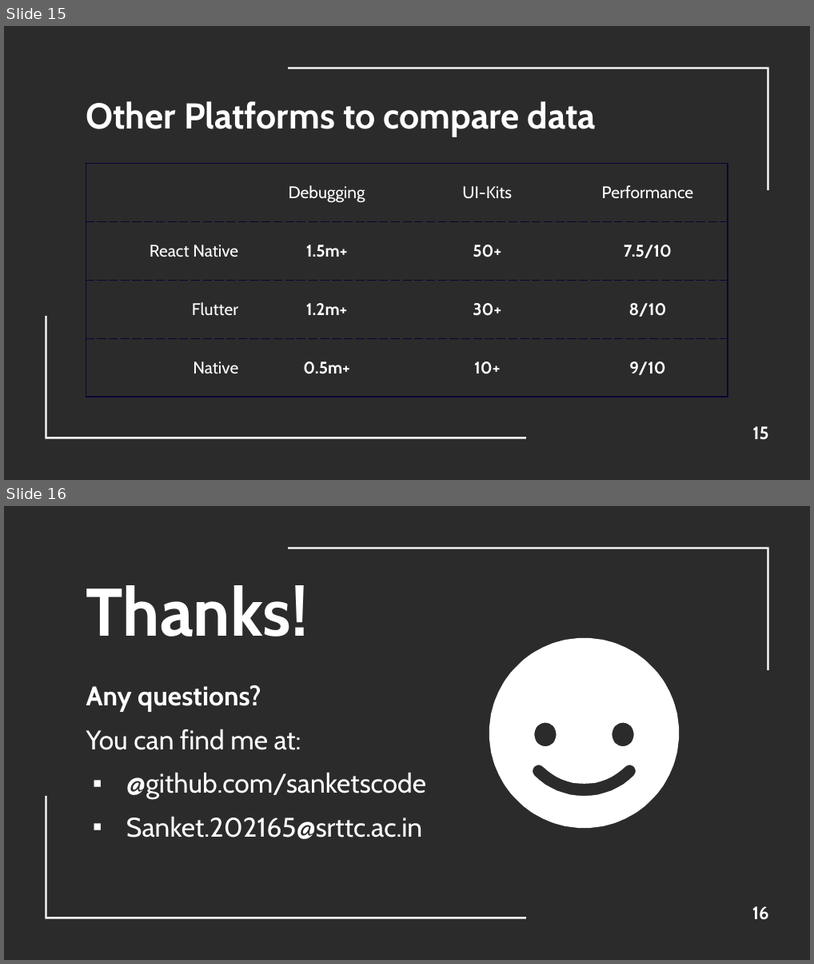
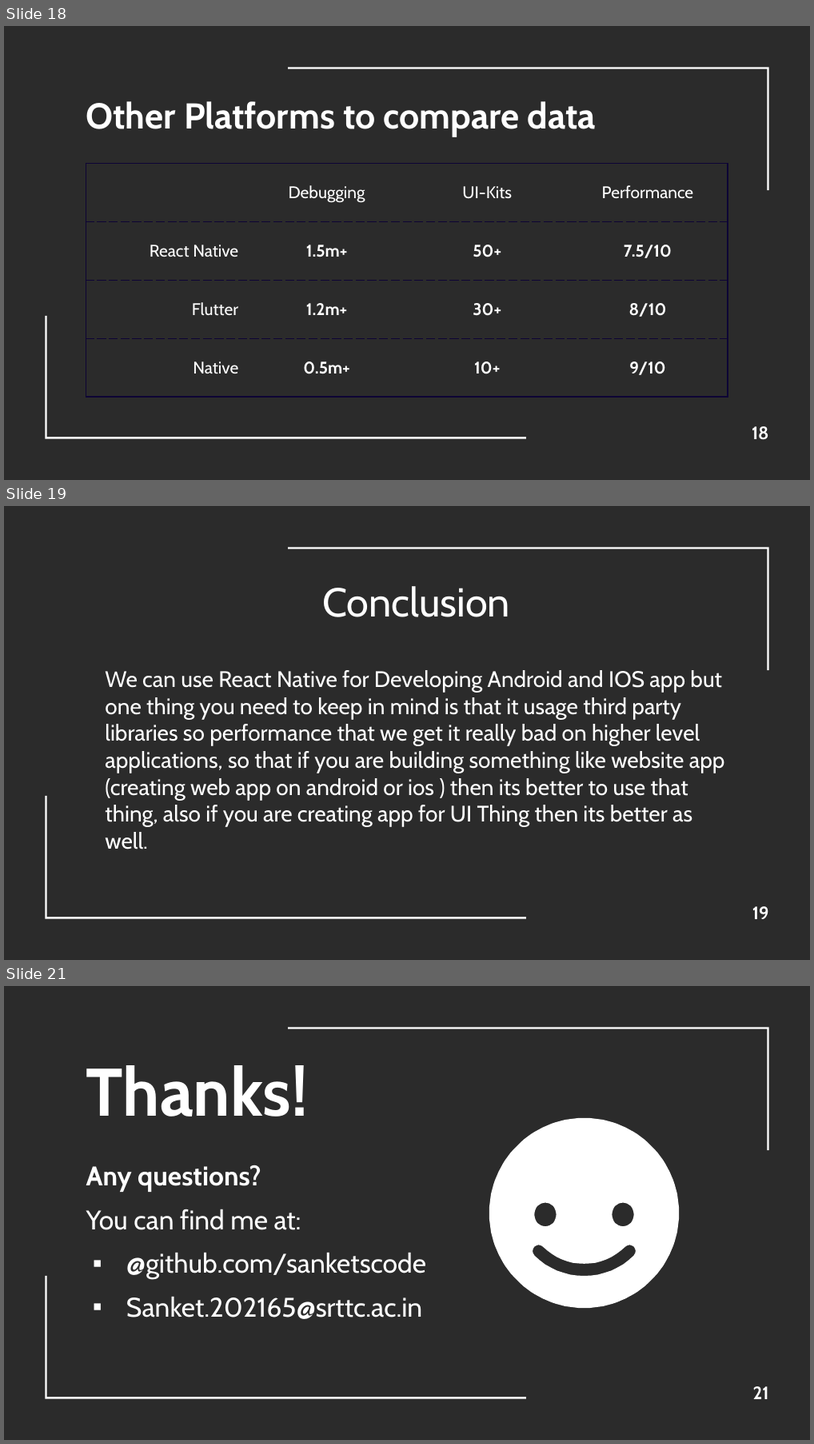
Before and after one commit to SanketsCode/TE-SEM-V-Projects, a slide deck: cross_platform.pptx. Shown one above the other, each under a label of ours: slides 15 and 16 before the commit, slides 18, 19 and 21 after it; the slides between them are not shown. The pictures are 814x964 and 814x1444 pixels, drawn with LibreOffice and Linux fonts; fonts in the diff are those of the drawing; background and template pictures are left out; a plain dark background stands for a picture behind light text. Boxes give left, top, right and bottom in pixels: in the first picture for what was removed or moved away, otherwise in the second. Text is boxed around its words. In the diff, an @@ line names an element or a change of style, - is before the commit and + after.

```diff
--- a/cross_platform.pptx
+++ b/cross_platform.pptx
@@ slide 19 added at [4, 506, 810, 960], background picture (left out); not listed: 2 template elements that a slide beside it also shows @@
@@ text added at [322, 586, 510, 617], 36 pt, text #FFFFFF @@
+Conclusion
@@ text added at [105, 670, 726, 849], 20 pt, text #FFFFFF @@
+We can use React Native for Developing Android and IOS app but one thing you need to keep in mind is that it usage third party libraries so performance that we get it really bad on higher level applications, so that if you are building something like website app (creating web app on android or ios ) then its better to use that thing, also if you are creating app for UI Thing then its better as well.
@@ page number added at [753, 906, 770, 919], 16 pt, text #FFFFFF, bold @@
+19
@@ what was slide 15 is now slide 18 @@
@@ page number at [752, 426, 770, 440]: text changed @@
-15
+18
@@ what was slide 16 is now slide 21 @@
@@ page number at [754, 1386, 770, 1399]: text changed @@
-16
+21
```
Also in this commit, not shown: 7 slides changed, 4 other slides added, 1 other file.
